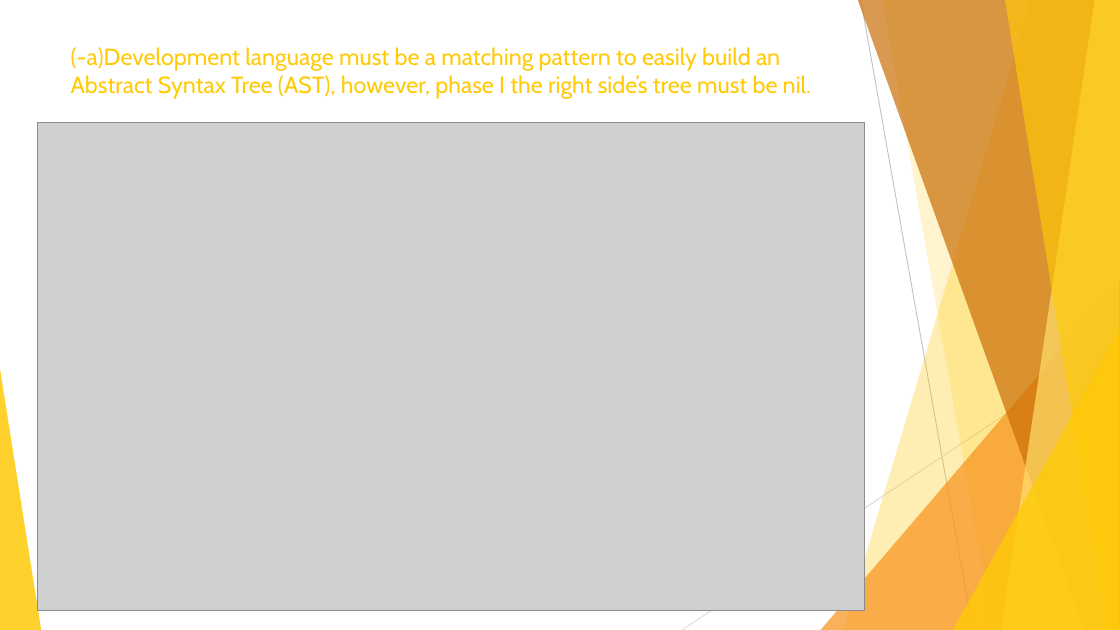
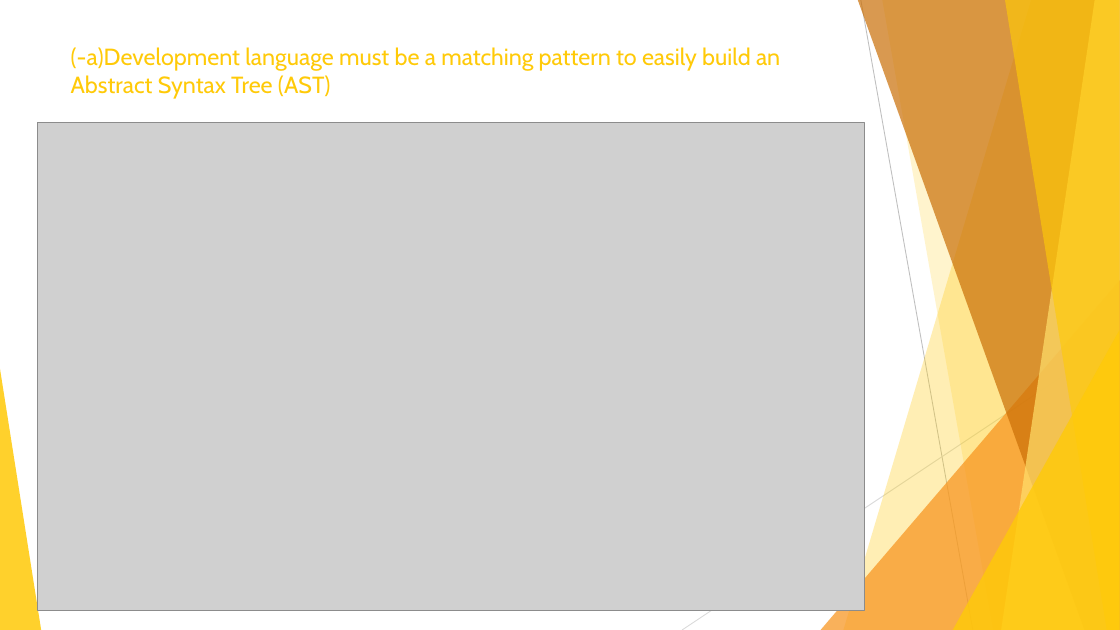
Before and after one commit to parisollie/expocompilador, a slide deck: slide 15 of GoldCompilers/Documentation/Prensentation/Third Stage/Presentation.pptx. Drawn at 1120x630 pixels with LibreOffice and Linux fonts; fonts in the diff are those of the drawing; grey boxes stand for pictures. Boxes give left, top, right and bottom in pixels: in the first picture for what was removed or moved away, otherwise in the second. Text is boxed around its words. In the diff, an @@ line names an element or a change of style, - is before the commit and + after.

```diff
--- a/GoldCompilers/Documentation/Prensentation/Third Stage/Presentation.pptx
+++ b/GoldCompilers/Documentation/Prensentation/Third Stage/Presentation.pptx
@@ title at [71, 47, 780, 99]: text changed @@
-(-a)Development language must be a matching pattern to easily build an Abstract Syntax Tree (AST), however, phase I the right side’s tree must be nil.
+(-a)Development language must be a matching pattern to easily build an Abstract Syntax Tree (AST)
```
Also in this commit, not shown: 3 other slides changed, 5 other files.
